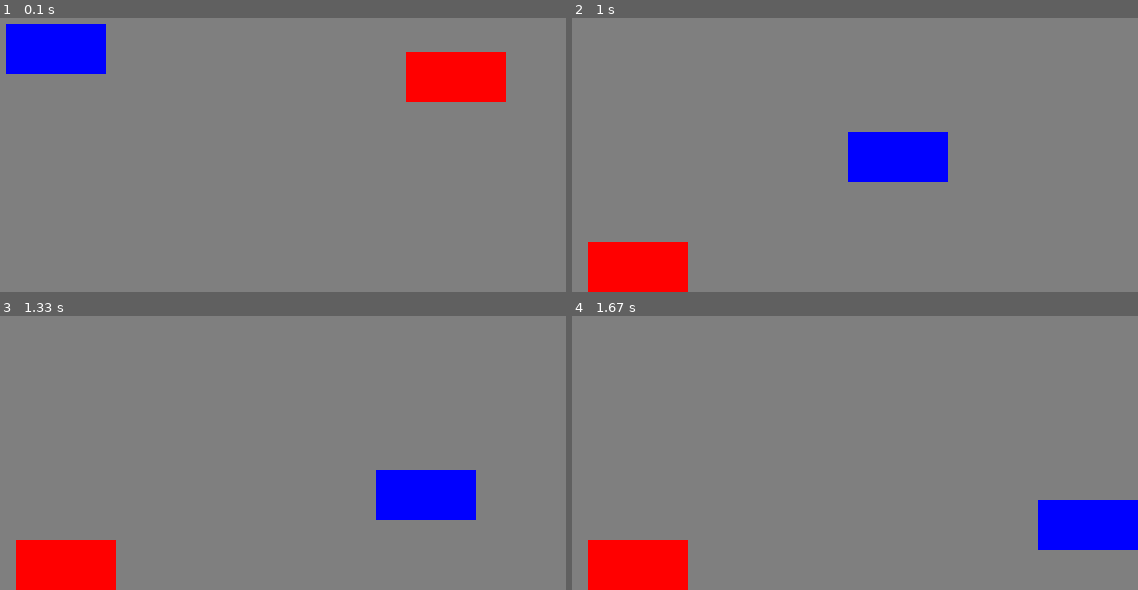
Above: before the commit, frames 1-4 (two rows, left to right).
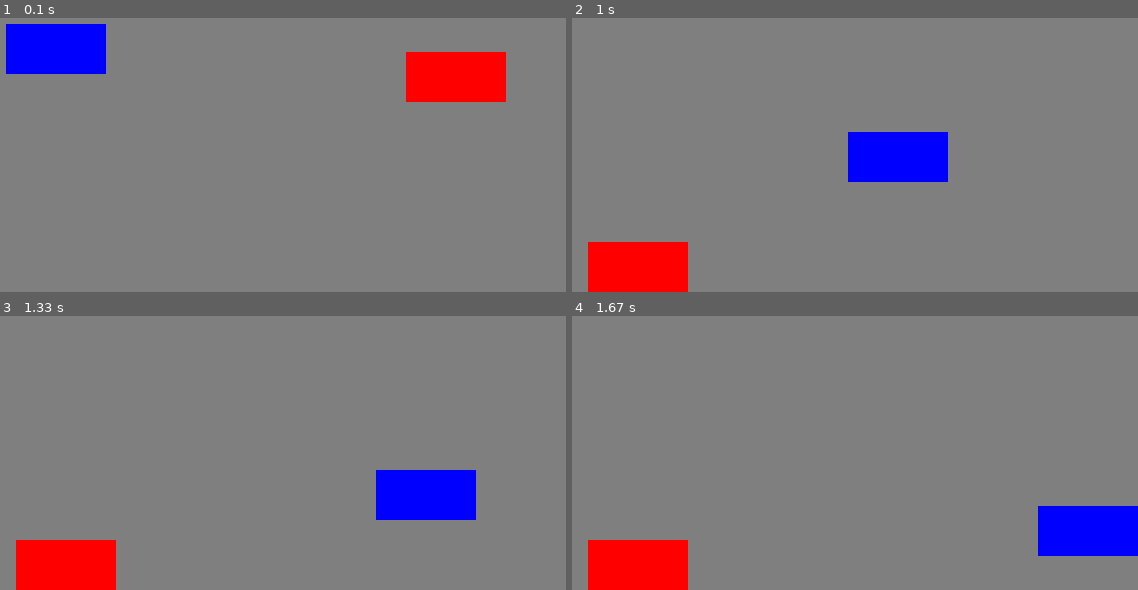
Above: after the commit, the same moments.

Repository: loczylevi/pygame_
Game: pygame game, started from mozgas_feladat2.py
The game is run twice, just before and just after one commit, with the same random seed, the same clock (stepped at 60 frames per second) and the same inputs.
Inputs:
- Up to frame 1 (0.1 s): no input
- Up to frame 2 (1 s): no input
- Up to frame 3 (1.33 s): no input
- Up to frame 4 (1.67 s): no input

Frames 1-3 are identical in both runs. In frame 4, 0.8% of the frame differs, in the area x 82-100%, y 67-88%.

Commit message:
Update mozgas_feladat2.py

Diff:
--- a/mozgas_feladat2.py
+++ b/mozgas_feladat2.py
@@ -38,7 +38,7 @@
 
     if rect_pos_x >= 500 and rect_pos_y >= 210:
         rect_pos_x = 500
-        rect_pos_y = 210
+        rect_pos_y = 216
         hozzaadni_szabad = False
 
     if circle_pos_x >= 250 and circle_pos_y >= 50:
@@ -49,6 +49,8 @@
     if hozzaadni_szabad:
         rect_pos_x += 5
         rect_pos_y += 2
+        #print(f"X: {rect_pos_x}")
+        #print(f"Y: {rect_pos_y}")
 
     if hozzaadni_szabad2:
         #print(f"X: {circle_pos_x}")
